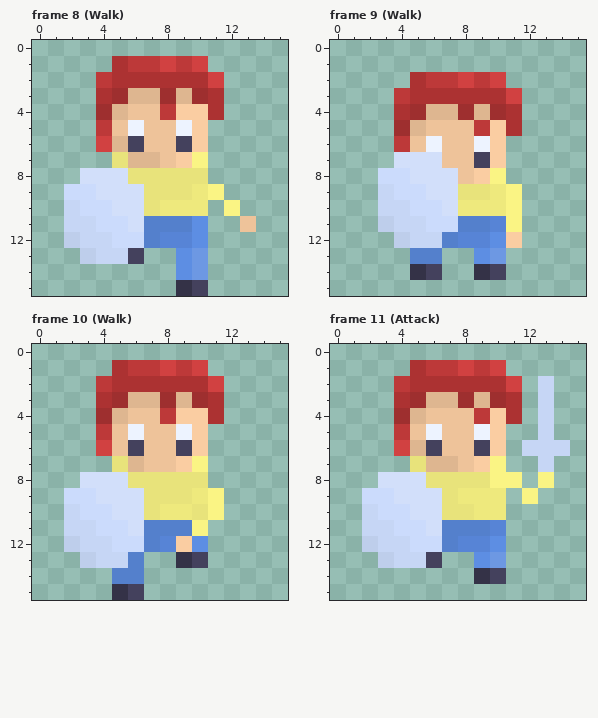
Pixel-art file, stored at Art/2D/Workfiles/Characters/Player.aseprite. This is how it looked before the edit.
16x16 pixels, 13 frames. Colours within 5 levels of each other are drawn and written as one. Shown: frame 8 (Walk), frame 9 (Walk), frame 10 (Walk), frame 11 (Attack). The commit also changed other frames, which this record leaves out.
The same view after the edit:
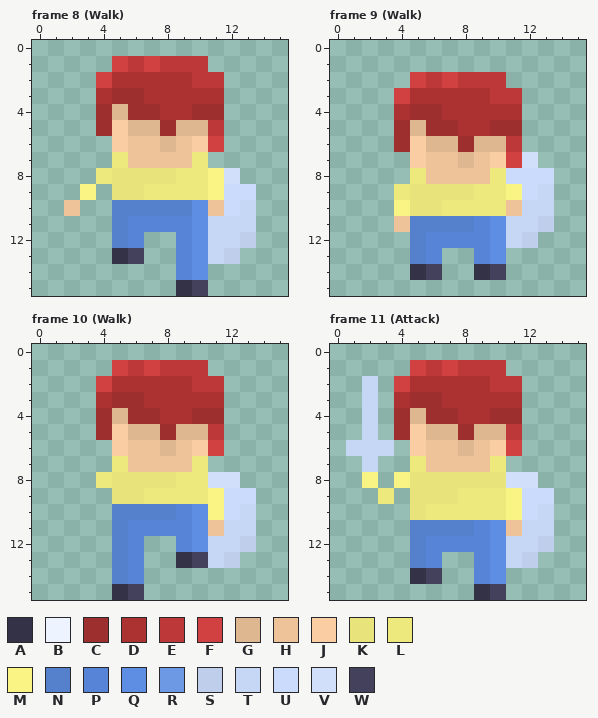
Palette (. is transparent): A #343247  B #edf3ff  C #9e2f2f  D #ac3232  E #bd3939  F #d14141  G #deb690  H #eec39a  J #facda2  K #e8e37b  L #eee97d  M #faf484  N #5480cc  P #5784d6  Q #5d8ee3  R #6d98e3  S #beceeb  T #c6d6f5  U #cbdbfc  V #d2dffa  W #44415d
Difference:
layer "Character/Down" now hidden
layer "Character/Up" now shown
layer "Weapon/Down" now hidden
layer "Weapon/Up" added
--- frame 8 (Walk)
@@ x 0..15 @@
  0 ................
- 1 .....DEEFEF.....
- 2 ....EDDDDDDF....
- 3 ....DCGGCGCD....
- 4 ....CGHHEJJD....
- 5 ....EHBHHBJ.....
- 6 ....FGWHHWJ.....
- 7 .....KGGHJM.....
- 8 ...VVVKKKKK.....
- 9 ..UUVVVKKKLM....
-10 ..TUUVVKLLL.M...
-11 ..TTUUVNNNQ..H..
-12 ..STTUUNPPQ.....
-13 ...STTW..QR.....
-14 .........QR.....
+ 1 .....FEFEEE.....
+ 2 ....FDDDDDEE....
+ 3 ....DCCDDDDD....
+ 4 ....CGCCDDCC....
+ 5 ....CJGGCGGE....
+ 6 .....JHHGHJF....
+ 7 .....LHHHHL.....
+ 8 ....LKKKKLLMV...
+ 9 ...M.KKLLLLMUU..
+10 ..H..NNNNNQHUT..
+11 .....NPPPPQTTT..
+12 .....NP..PQTTS..
+13 .....AW..PQTS...
+14 .........PQ.....
 15 .........AW.....
--- frame 9 (Walk)
@@ x 0..15 @@
  1 ................
- 2 .....DEEFEF.....
- 3 ....EDDDDDDF....
- 4 ....DCGGCGCD....
- 5 ....CGHHHEJD....
- 6 ....EHBHHBJ.....
- 7 ....VVVHHWJ.....
- 8 ...UUVVVHJM.....
- 9 ...TUUVVKKLM....
-10 ...TTUUVLLLM....
-11 ...STTUUNNPM....
-12 ....STTNPPQJ....
-13 .....NN..QR.....
+ 2 .....FEFEEE.....
+ 3 ....FDDDDDEE....
+ 4 ....DCCDDDDD....
+ 5 ....CGCCDDCC....
+ 6 ....CJGGCGGE....
+ 7 .....JHHGHJFV...
+ 8 .....LHHHHLUUU..
+ 9 ....LKKKKLLMUT..
+10 ....MKKLLLLHTT..
+11 ....HNNNNPQTTS..
+12 .....NPPPPQTS...
+13 .....NP..PQ.....
 14 .....AW..AW.....
--- frame 10 (Walk)
@@ x 0..15 @@
  0 ................
- 1 .....DEEFEF.....
- 2 ....EDDDDDDF....
- 3 ....DCGGCGCD....
- 4 ....CGHHEJJD....
- 5 ....EHBHHBJ.....
- 6 ....FHWHHWJ.....
- 7 .....KGHHJM.....
- 8 ...VVVKKKKK.....
- 9 ..UUVVVKKKLM....
-10 ..TUUVVKLLKM....
-11 ..TTUUVNNNM.....
-12 ..STTUUNPJQ.....
-13 ...STTN..AW.....
-14 .....NN.........
+ 1 .....FEFEEE.....
+ 2 ....FDDDDDEE....
+ 3 ....DCCDDDDD....
+ 4 ....CGCCDDCC....
+ 5 ....CJGGCGGE....
+ 6 .....JHHGHJF....
+ 7 .....LHHHHL.....
+ 8 ....LKKKKLLVV...
+ 9 .....KKLLLLMUU..
+10 .....NNNNPQMUT..
+11 .....NPPPPQHTT..
+12 .....NP..PQTTS..
+13 .....NP..AWTS...
+14 .....NP.........
 15 .....AW.........
--- frame 11 (Attack)
@@ x 0..15 @@
  0 ................
- 1 .....DEEFEF.....
- 2 ....EDDDDDDF.T..
- 3 ....DCGGCGCD.T..
- 4 ....CGHHHEJD.T..
- 5 ....EHBHHBJ..T..
- 6 ....FGWHHWJ.TTT.
- 7 .....KGGHJM..T..
- 8 ...VVVKKKKMM.M..
- 9 ..UUVVVKLLL.M...
-10 ..TUUVVKKLL.....
-11 ..TTUUVNNNP.....
-12 ..STTUUNPPQ.....
-13 ...STTW..QR.....
-14 .........AW.....
-15 ................
+ 1 .....FEFEEE.....
+ 2 ..T.FDDDDDEE....
+ 3 ..T.DCCDDDDD....
+ 4 ..T.CGCCDDCC....
+ 5 ..T.CJGGCGGE....
+ 6 .TTT.JHHGHJF....
+ 7 ..T..LHHHHL.....
+ 8 ..M.MKKKKKKVV...
+ 9 ...L.KKKLLLMUU..
+10 .....KLLLLLMUT..
+11 .....NNNNPQHTT..
+12 .....NPPPPQTTS..
+13 .....NP..PQTS...
+14 .....AW..PQ.....
+15 .........AW.....
